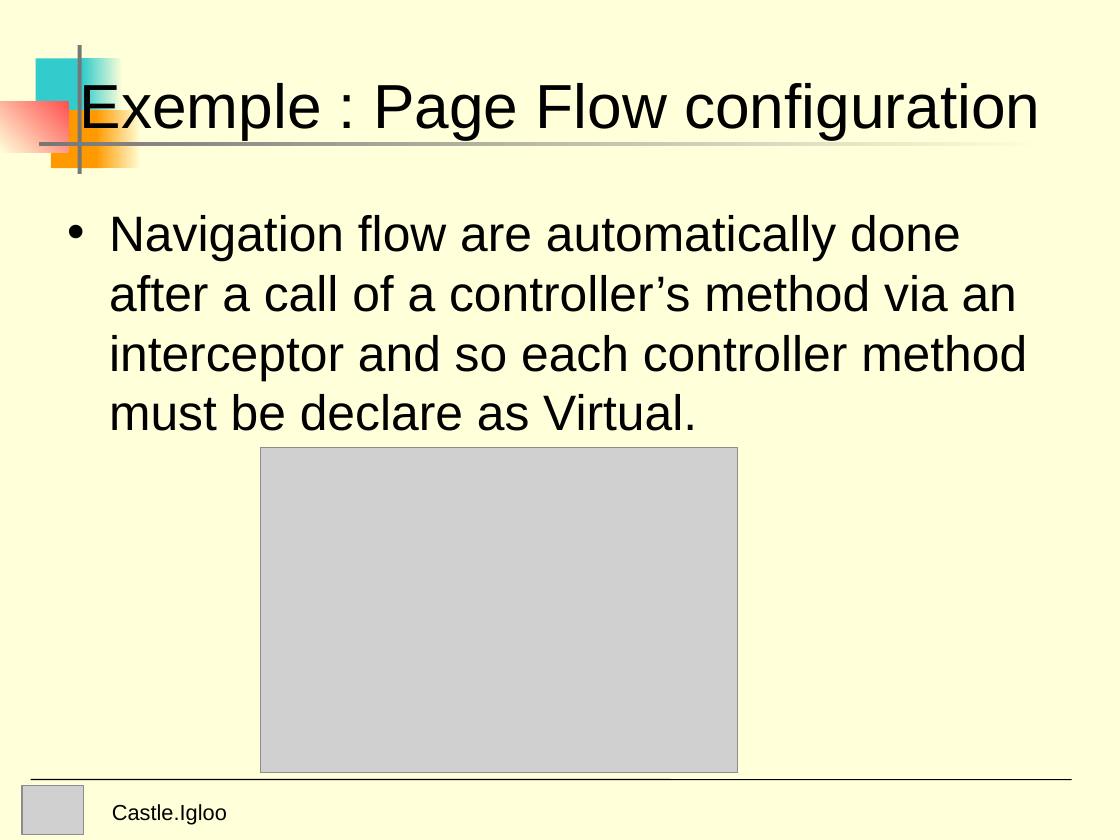
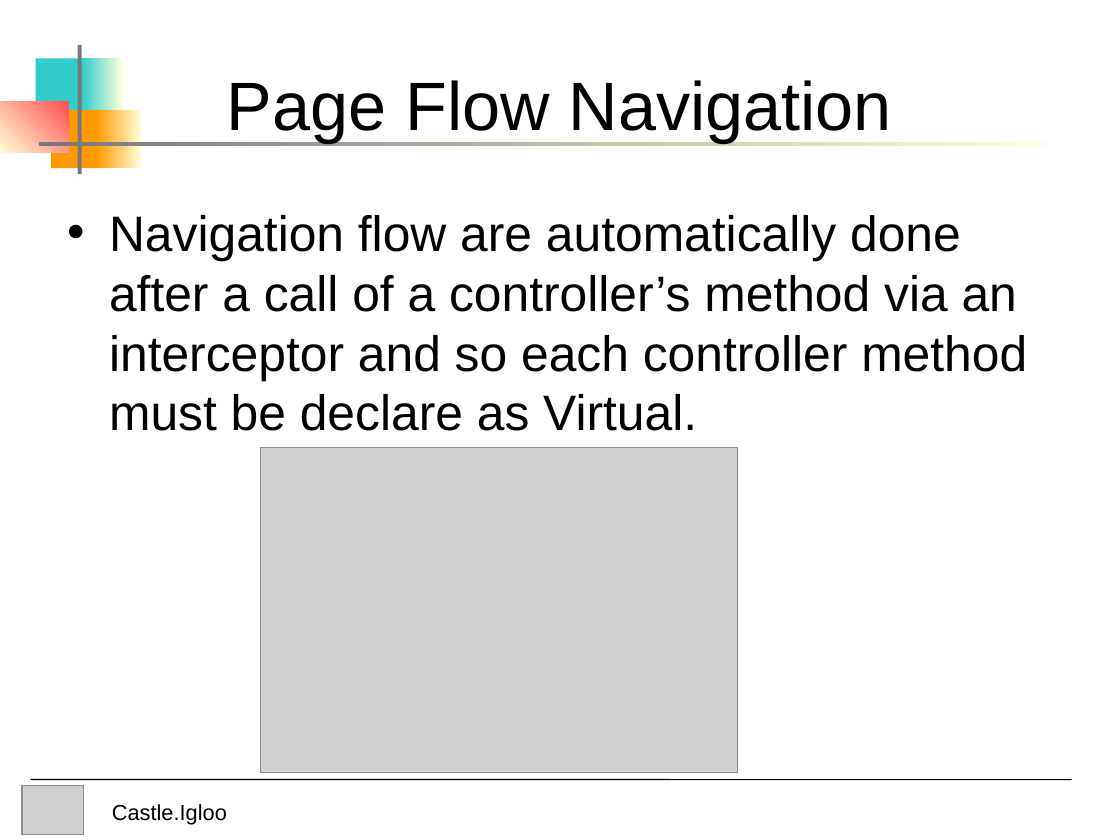
Before and after one commit to castleproject-deprecated/Castle.MonoRail-READONLY, a slide deck: slide 15 of Experiments/Castle.Igloo/doc/Igloo Presentation.ppt. Drawn at 1120x840 pixels with LibreOffice and Linux fonts; fonts in the diff are those of the drawing; grey boxes stand for pictures. Boxes give left, top, right and bottom in pixels: in the first picture for what was removed or moved away, otherwise in the second. Text is boxed around its words. In the diff, an @@ line names an element or a change of style, - is before the commit and + after.

```diff
--- a/Experiments/Castle.Igloo/doc/Igloo Presentation.ppt
+++ b/Experiments/Castle.Igloo/doc/Igloo Presentation.ppt
@@ background #FFFFD9 to #FFFFFF @@
@@ title at [227, 80, 892, 143]: text changed; size 40 to 44 pt @@
-Exemple : Page Flow configuration
+Page Flow Navigation
```
Also in this commit, not shown: 19 other slides changed.
